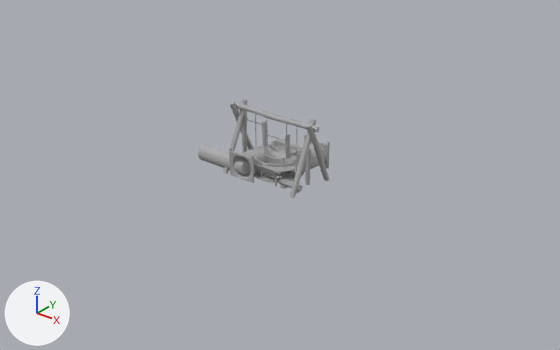
The FBX model Assets/Vicky/Playground assets/Assets.fbx, before and after one commit.
One viewpoint serves both versions: a camera (50 mm lens) standing at (1.331, -1.658, 1.025) and looking at (-0.026, 0.039, -0.027). Every picture has the same lights, and +X, +Y and +Z are marked at lower left. Where no turn or scale is listed for an object, it has been applied to the vertices.

Names of what the first picture shows: 'Big_log_bench', 'bar_poles', 'bench', 'caroussel', 'honse', 'pikinik_table', 'play_tunnel', 'small_log_bench', 'swing_set'.
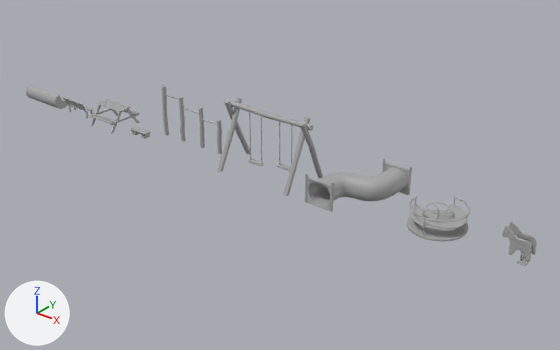
Boxes (x1, y1, x2, y2) around the edits, measured in the pictures (560 x 350 px):
'play_tunnel', moved
    before: (229, 135, 330, 183)
    after: (305, 159, 412, 212)
'swing_set', moved
    before: (223, 99, 330, 198)
    after: (217, 98, 323, 196)
'caroussel', moved
    before: (254, 146, 304, 183)
    after: (406, 196, 470, 241)
'bar_poles', moved
    before: (242, 110, 311, 185)
    after: (162, 85, 222, 154)
'Big_log_bench', moved
    before: (198, 144, 250, 175)
    after: (26, 85, 68, 109)
'honse', moved
    before: (264, 144, 284, 175)
    after: (502, 221, 537, 266)
'pikinik_table', moved
    before: (268, 139, 303, 174)
    after: (88, 99, 140, 134)
'bench', moved
    before: (246, 161, 283, 186)
    after: (64, 98, 93, 118)
'small_log_bench', moved
    before: (278, 178, 303, 193)
    after: (130, 127, 151, 139)

Patch to the scene script:
```diff
--- a/Assets/Vicky/Playground assets/Assets.fbx.py
+++ b/Assets/Vicky/Playground assets/Assets.fbx.py
@@ ob_honse @@
 ob_honse = bpy.data.objects.new('honse', me_mesh_008)
-ob_honse.location = (0.006, -0.015, 0.045)
+ob_honse.location = (0.765, -0.015, 0.045)
@@ ob_bench @@
 ob_bench = bpy.data.objects.new('bench', me_mesh_001)
-ob_bench.location = (0.0, -0.07, 0.031)
+ob_bench.location = (-0.863, -0.07, 0.031)
@@ ob_pikinik_table @@
 ob_pikinik_table = bpy.data.objects.new('pikinik_table', me_mesh_002)
-ob_pikinik_table.location = (0.0, 0.043, 0.038)
+ob_pikinik_table.location = (-0.691, -0.051, 0.038)
@@ ob_caroussel @@
 ob_caroussel = bpy.data.objects.new('caroussel', me_mesh_007)
-ob_caroussel.location = (0.0, -0.005, 0.032)
+ob_caroussel.location = (0.539, -0.005, 0.032)
@@ ob_swing_set @@
 ob_swing_set = bpy.data.objects.new('swing_set', me_mesh_005)
-ob_swing_set.location = (-0.003, -0.017, 0.104)
+ob_swing_set.location = (-0.025, -0.017, 0.104)
@@ ob_small_log_bench @@
 ob_small_log_bench = bpy.data.objects.new('small_log_bench', me_mesh_003)
-ob_small_log_bench.location = (0.092, -0.06, 0.01)
+ob_small_log_bench.location = (-0.549, -0.06, 0.01)
@@ ob_bar_poles @@
 ob_bar_poles = bpy.data.objects.new('bar_poles', me_mesh_004)
-ob_bar_poles.location = (-0.013, 0.0, 0.087)
+ob_bar_poles.location = (-0.364, 0.0, 0.087)
@@ ob_big_log_bench @@
 ob_big_log_bench = bpy.data.objects.new('Big_log_bench', me_mesh)
-ob_big_log_bench.location = (-0.155, -0.065, 0.029)
+ob_big_log_bench.location = (-1.052, -0.065, 0.029)
@@ ob_play_tunnel @@
 ob_play_tunnel = bpy.data.objects.new('play_tunnel', me_mesh_006)
-ob_play_tunnel.location = (-0.006, 0.013, 0.045)
+ob_play_tunnel.location = (0.278, 0.013, 0.045)
```
